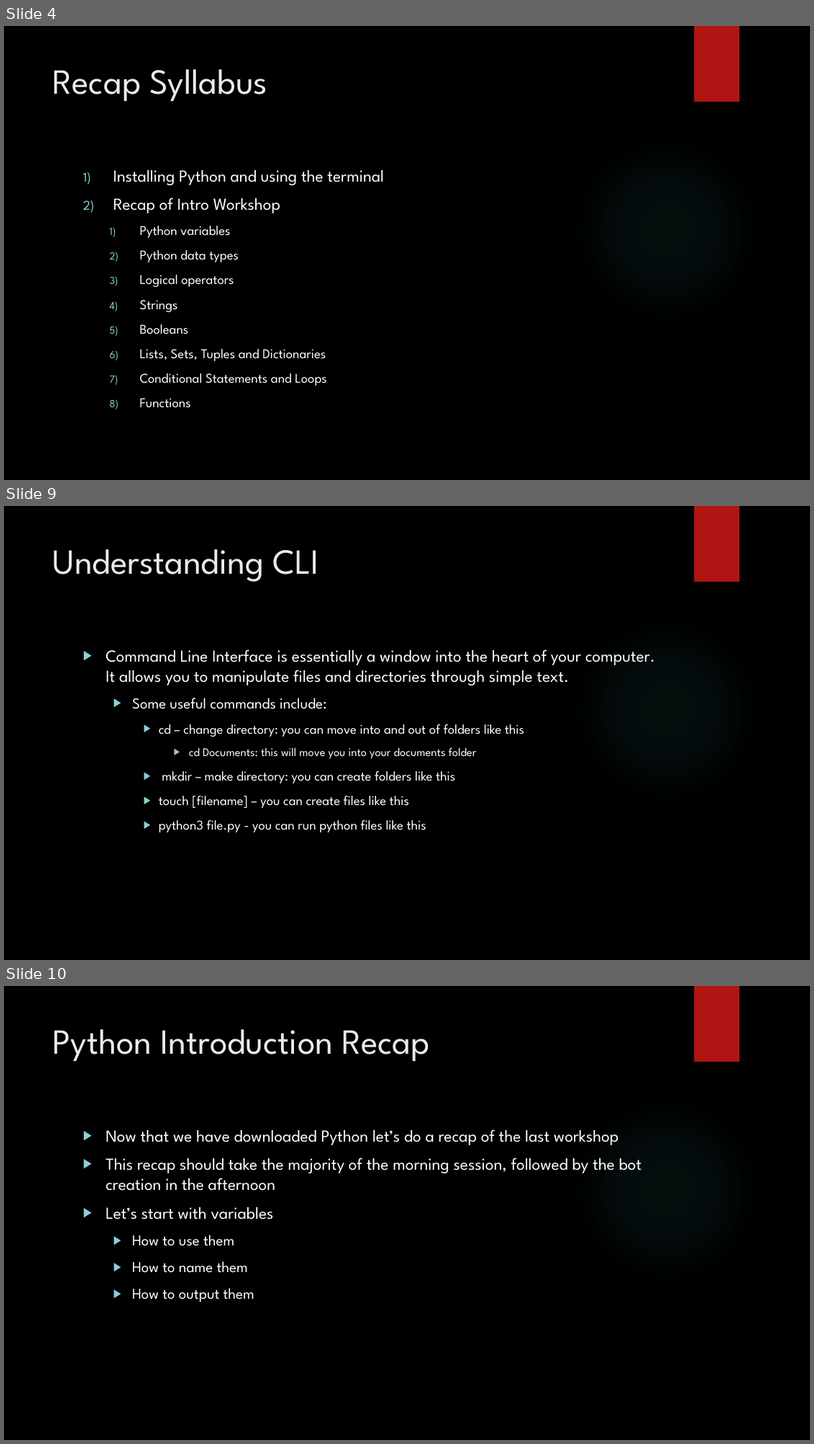
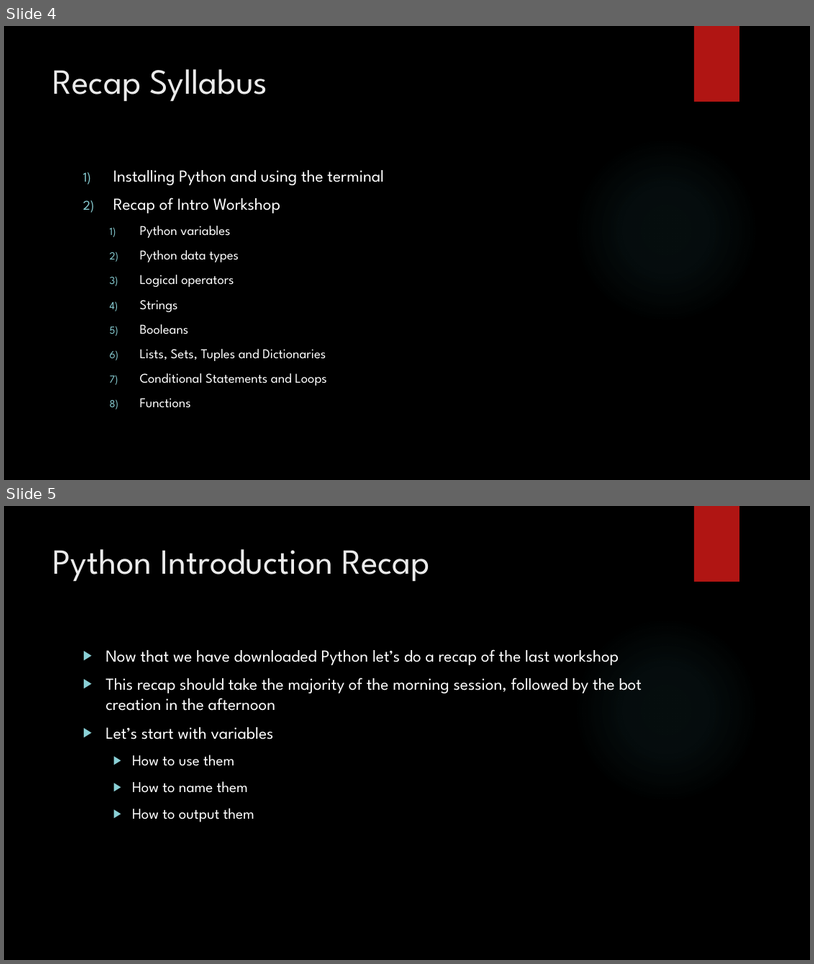
Before and after one commit to siddbose97/Telegram_Workshop, a slide deck: Second Python Course.pptx. Shown one above the other, each under a label of ours: slides 4, 9 and 10 before the commit, slides 4 and 5 after it; the slides between them are not shown. The pictures are 814x1444 and 814x964 pixels, drawn with LibreOffice and Linux fonts; fonts in the diff are those of the drawing; background and template pictures are left out. Boxes give left, top, right and bottom in pixels: in the first picture for what was removed or moved away, otherwise in the second. Text is boxed around its words. In the diff, an @@ line names an element or a change of style, - is before the commit and + after.

```diff
--- a/Second Python Course.pptx
+++ b/Second Python Course.pptx
@@ slide 9 removed at bbox=[4, 506, 810, 960], background picture (left out); not listed: 2 template elements that a slide beside it also shows @@
@@ title removed at bbox=[53, 549, 319, 582] @@
-Understanding CLI
@@ text removed at bbox=[106, 649, 656, 832] @@
-▶ Command Line Interface is essentially a window into the heart of your computer. It allows you to manipulate files and directories through simple text.
-  ▶ Some useful commands include:
-    ▶ cd – change directory: you can move into and out of folders like this
-      ▶ cd Documents: this will move you into your documents folder
-    ▶ mkdir – make directory: you can create folders like this
-    ▶ touch [filename] – you can create files like this
-    ▶ python3 file.py - you can run python files like this
@@ what was slide 10 is now slide 5 @@
```
Also in this commit, not shown: 30 slides changed, 1 slide added, 7 other slides removed, 3 other files.
